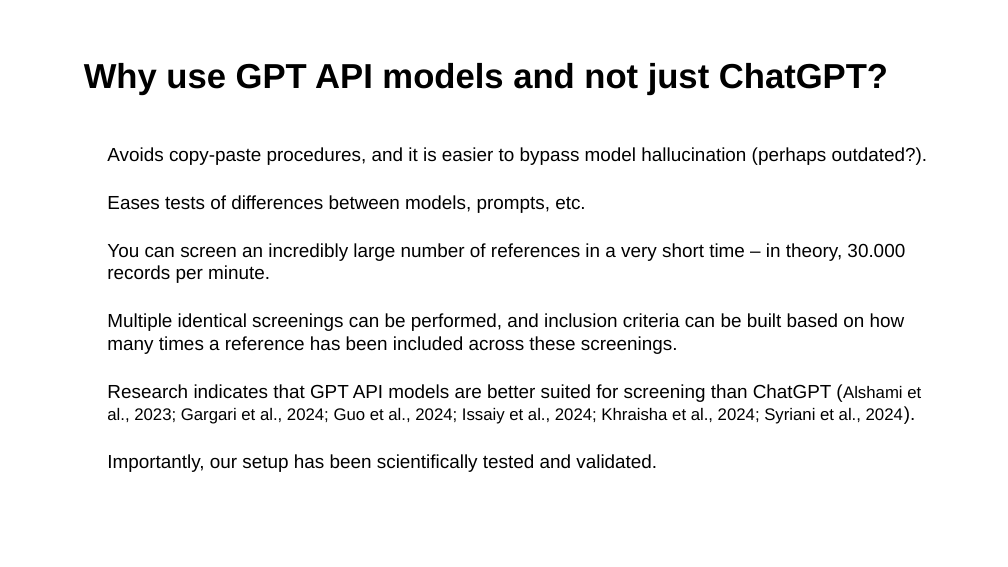
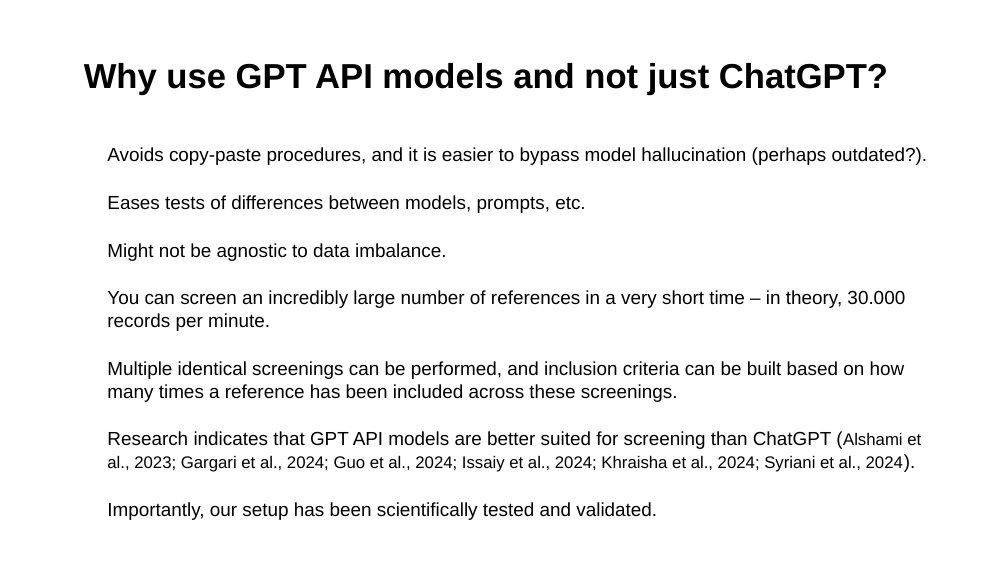
Before and after one commit to MikkelVembye/IRM2026, a slide deck: slide 5 of screen-with-gpt-models.pptx. Drawn at 1008x567 pixels with LibreOffice and Linux fonts; fonts in the diff are those of the drawing; background and template pictures are left out. Boxes give left, top, right and bottom in pixels: in the first picture for what was removed or moved away, otherwise in the second. Text is boxed around its words. In the diff, an @@ line names an element or a change of style, - is before the commit and + after.

```diff
--- a/screen-with-gpt-models.pptx
+++ b/screen-with-gpt-models.pptx
@@ text at (107,243,446,261): paragraph added @@
+• Might not be agnostic to data imbalance.
```
Also in this commit, not shown: 3 other slides changed, 19 other files.
